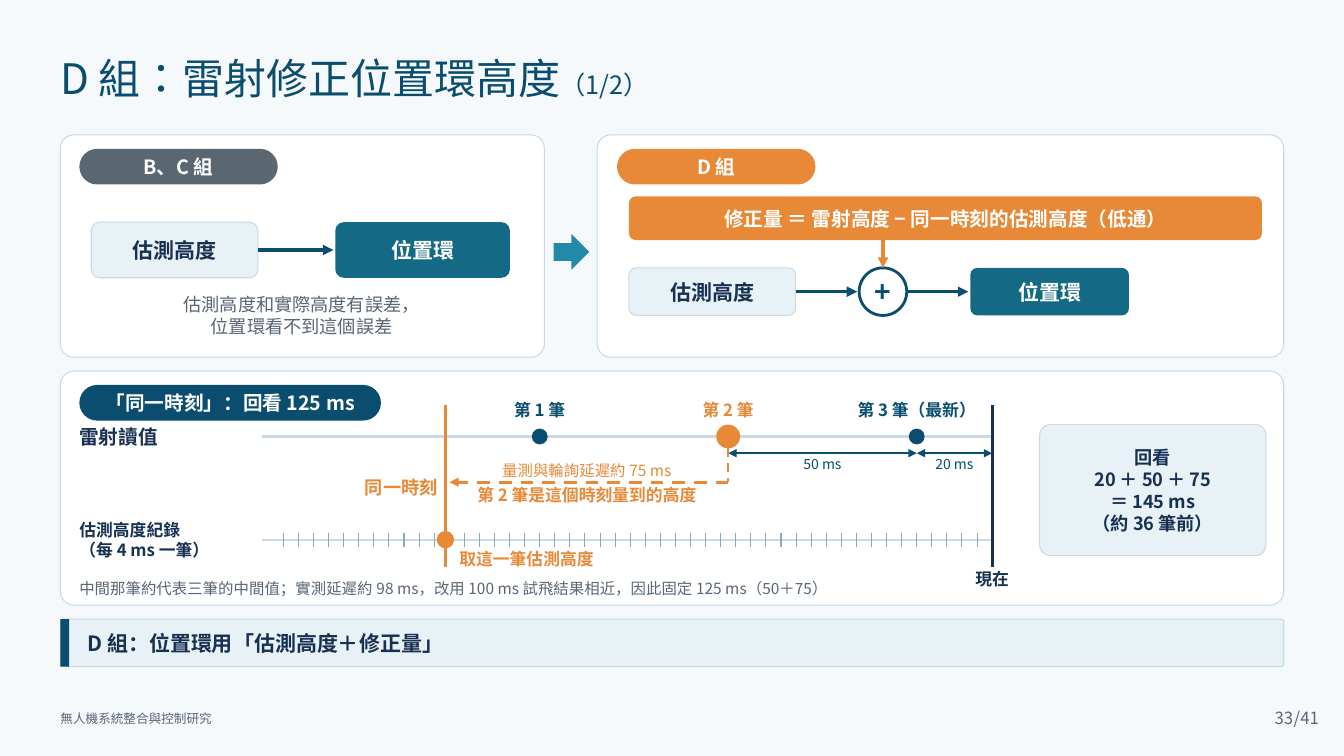
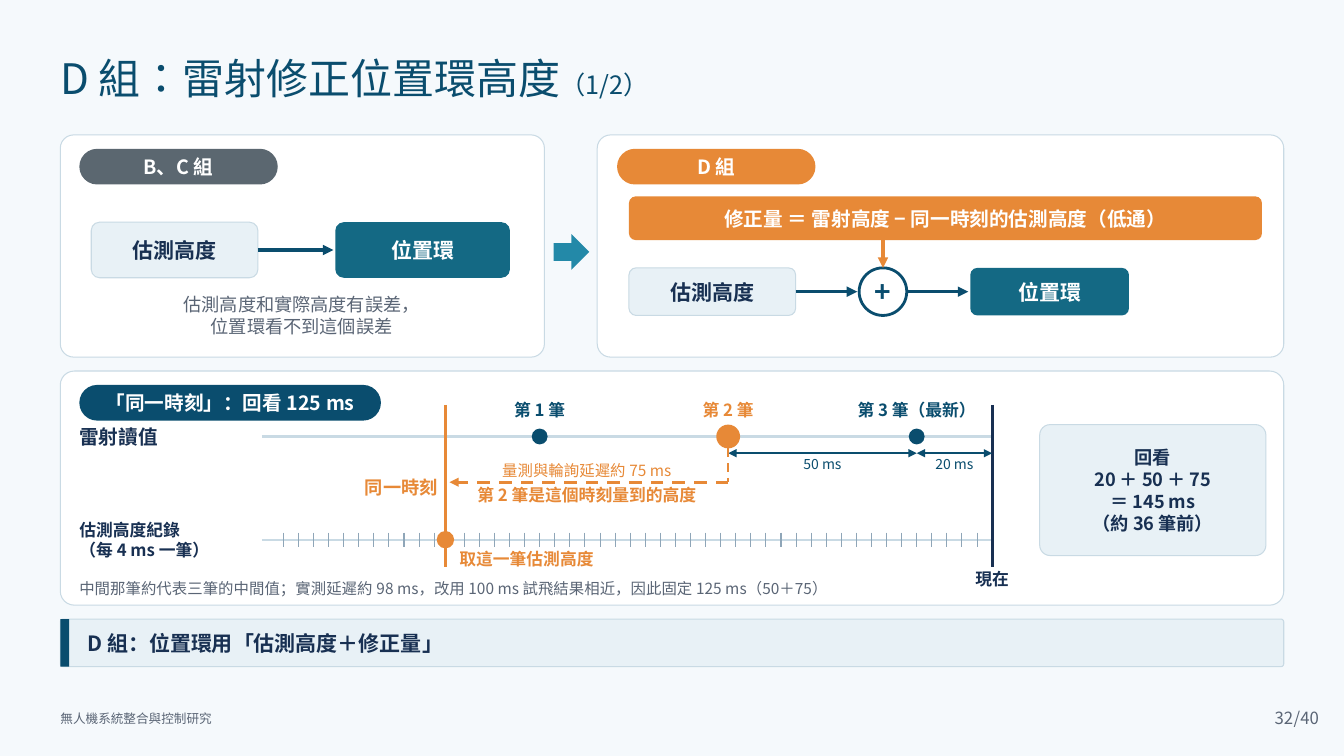
Before and after one commit to lingken1028/-, a slide deck: slide 32 of 無人機系統整合與控制研究_口試簡報 2.pptx (slide 33 before the commit). Drawn at 1344x756 pixels with LibreOffice and Linux fonts; fonts in the diff are those of the drawing. Boxes give left, top, right and bottom in pixels: in the first picture for what was removed or moved away, otherwise in the second. Text is boxed around its words. In the diff, an @@ line names an element or a change of style, - is before the commit and + after.

```diff
--- a/無人機系統整合與控制研究_口試簡報 2.pptx
+++ b/無人機系統整合與控制研究_口試簡報 2.pptx
@@ page number at (1275, 711, 1294, 724): text changed @@
-33
+32
@@ text at (1294, 711, 1319, 727): text changed @@
-/41
+/40
```
Also in this commit, not shown: 79 other slides changed, 3 slides added.
